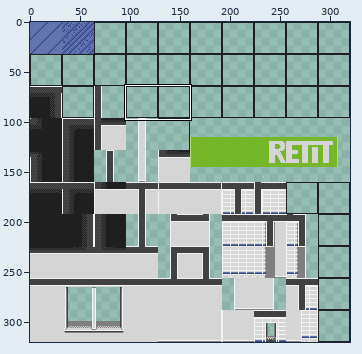
Sprite sheet: office_tileset.png. Above, an overview of the earlier version with the close-up marked.
Close-up. Earlier state:
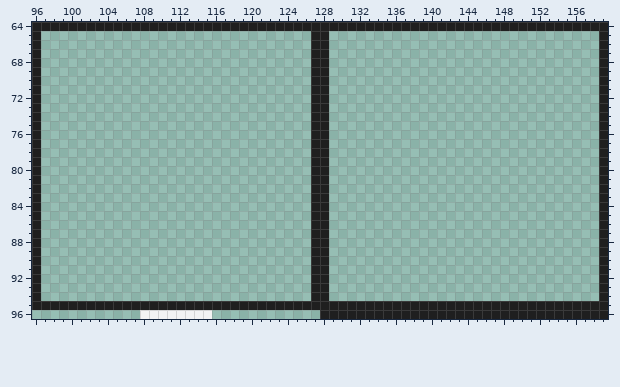
The file is 320x320 pixels. Shown: x 96..159, y 64..96.
New version:
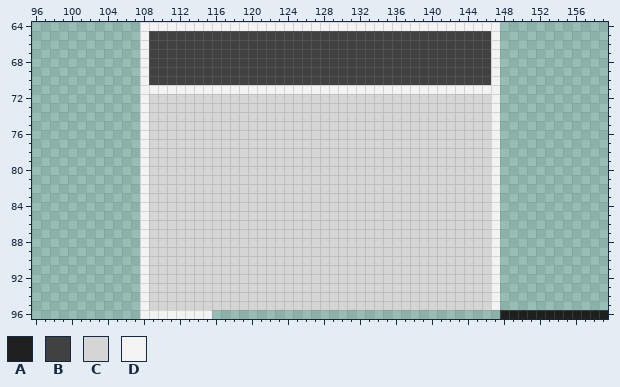
Palette (. is transparent): A #1f1f1f  B #414141  C #d5d5d5  D #f3f3f3
The edit:
Colour B now appears in rows 65 to 70 at x 109 to 126 and 129 to 146.
The author changed colour A to colour B in rows 65 to 70 at x 127 to 128.
Colour C now appears in rows 72 to 94 at x 109 to 126 and 129 to 146.
The author changed colour A to colour C in rows 72 to 94 at x 127 to 128; in row 95 at x 109 to 146.
Colour D now appears in rows 65 to 70 at x 108 and 147; in row 71 at x 108 to 126 and 129 to 147; in rows 72 to 94 at x 108 and 147.
The author changed colour A to colour D in row 64 at x 108 to 147; in row 71 at x 127 to 128; in row 95 at x 108 and 147.
Colour A is gone in row 64 at x 96 to 107 and 148 to 159; in rows 65 to 94 at x 96 and 159; in row 95 at x 96 to 107 and 148 to 159; in row 96 at x 128 to 147.
Changed places in both close-ups, as pixel boxes (x1, y1, x2, y2):
changed: (32, 22, 608, 319)
